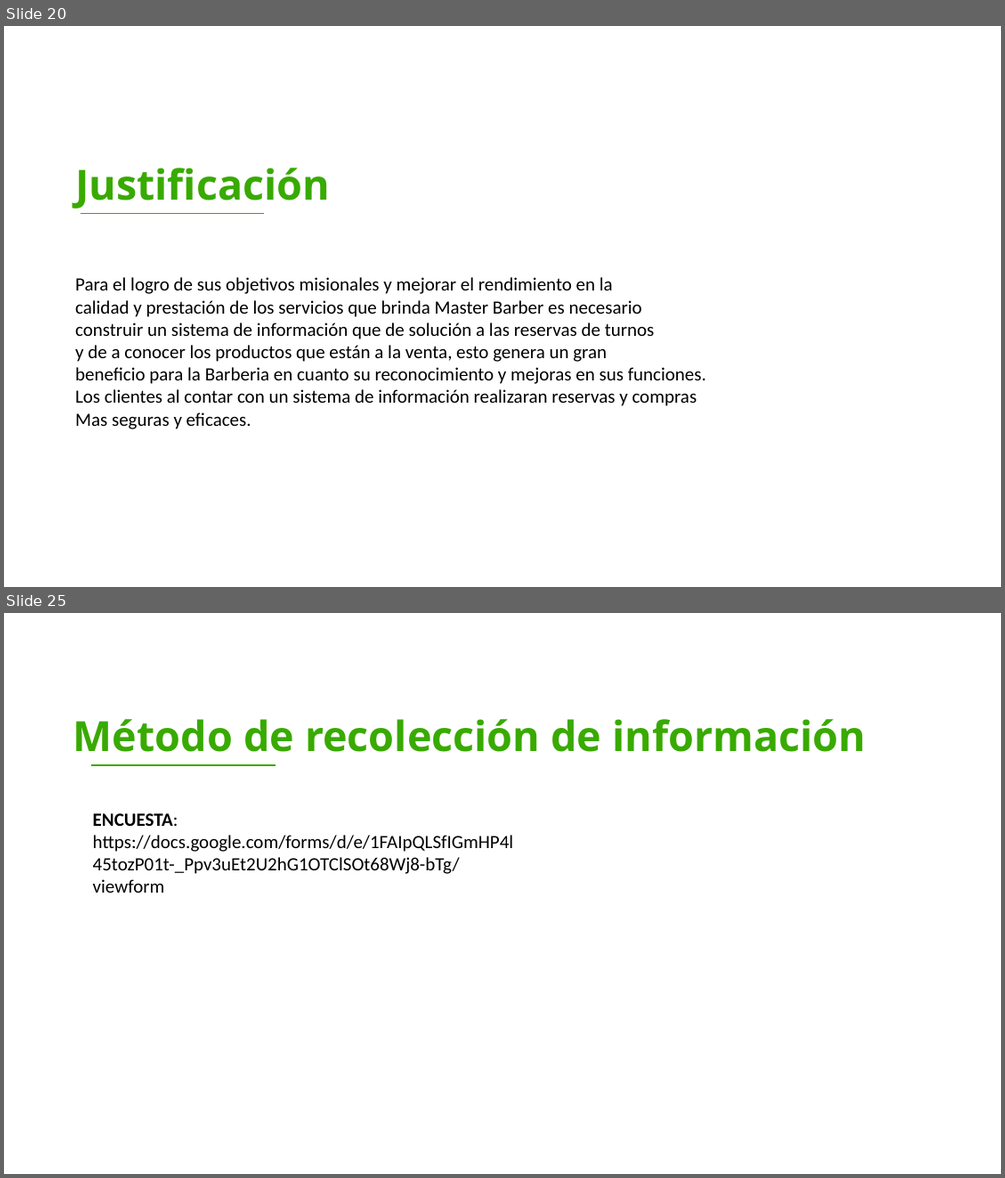
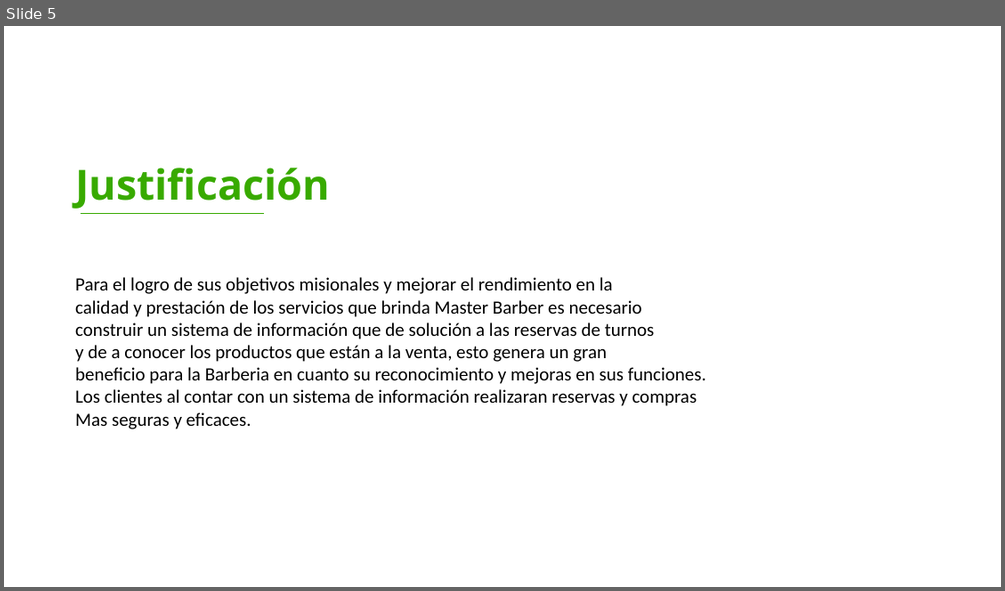
Before and after one commit to FidelSmoke/Practicas, a slide deck: DOCUMENTACION DE MASTER BARBER/ENTREGABLES 3/Entregables Proyecto B.pptx. Shown one above the other, each under a label of ours: slides 20 and 25 before the commit, slide 5 after it; the slides between them are not shown. The pictures are 1005x1178 and 1005x591 pixels, drawn with LibreOffice and Linux fonts; fonts in the diff are those of the drawing; background and template pictures are left out. Boxes give left, top, right and bottom in pixels: in the first picture for what was removed or moved away, otherwise in the second. Text is boxed around its words. In the diff, an @@ line names an element or a change of style, - is before the commit and + after.

```diff
--- a/DOCUMENTACION DE MASTER BARBER/ENTREGABLES 3/Entregables Proyecto B.pptx
+++ b/DOCUMENTACION DE MASTER BARBER/ENTREGABLES 3/Entregables Proyecto B.pptx
@@ slide 25 removed at <box>4,613,1001,1174</box>, background picture (left out) @@
@@ text removed at <box>73,719,866,752</box> @@
-Método de recolección de información
@@ line removed from (91, 765) to (275, 765) @@
@@ text removed at <box>93,813,513,892</box> @@
-ENCUESTA: https://docs.google.com/forms/d/e/1FAIpQLSfIGmHP4l45tozP01t-_Ppv3uEt2U2hG1OTClSOt68Wj8-bTg/viewform
@@ what was slide 20 is now slide 5 @@
```
Also in this commit, not shown: 1 slide changed, 4 slides added, 20 other slides removed, 1 other file.
